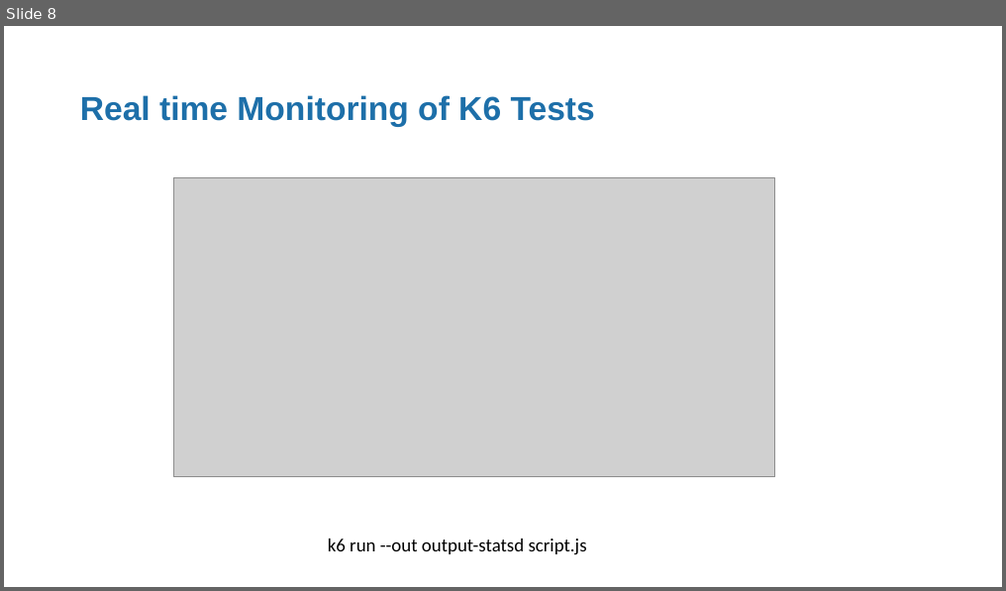
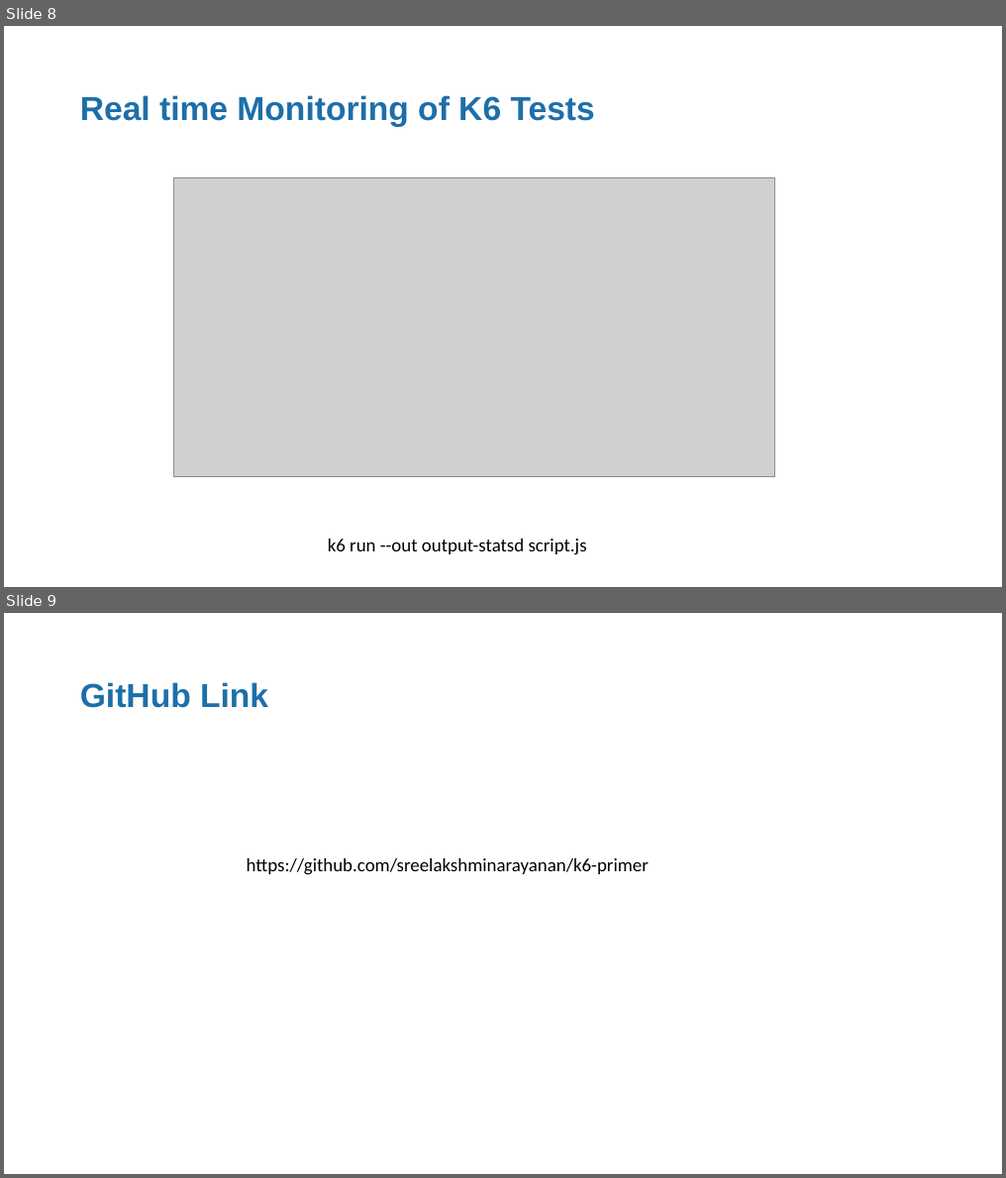
Before and after one commit to sreelakshminarayanan/k6-primer, a slide deck: K6 Performance Testing.pptx. Shown one above the other, each under a label of ours: slide 8 before the commit, slides 8 and 9 after it. The pictures are 1006x591 and 1006x1178 pixels, drawn with LibreOffice and Linux fonts; fonts in the diff are those of the drawing; grey boxes stand for pictures. Boxes give left, top, right and bottom in pixels: in the first picture for what was removed or moved away, otherwise in the second. Text is boxed around its words. In the diff, an @@ line names an element or a change of style, - is before the commit and + after.

```diff
--- a/K6 Performance Testing.pptx
+++ b/K6 Performance Testing.pptx
@@ slide 9 added at [4,613,1002,1174], background #FFFFFF @@
@@ title added at [80,682,268,708], 32 pt, text #1D6FA9, bold @@
+GitHub Link
@@ text added at [247,859,648,875], 18 pt, text #000000 @@
+https://github.com/sreelakshminarayanan/k6-primer
```
Also in this commit, not shown: 2 slides changed.
